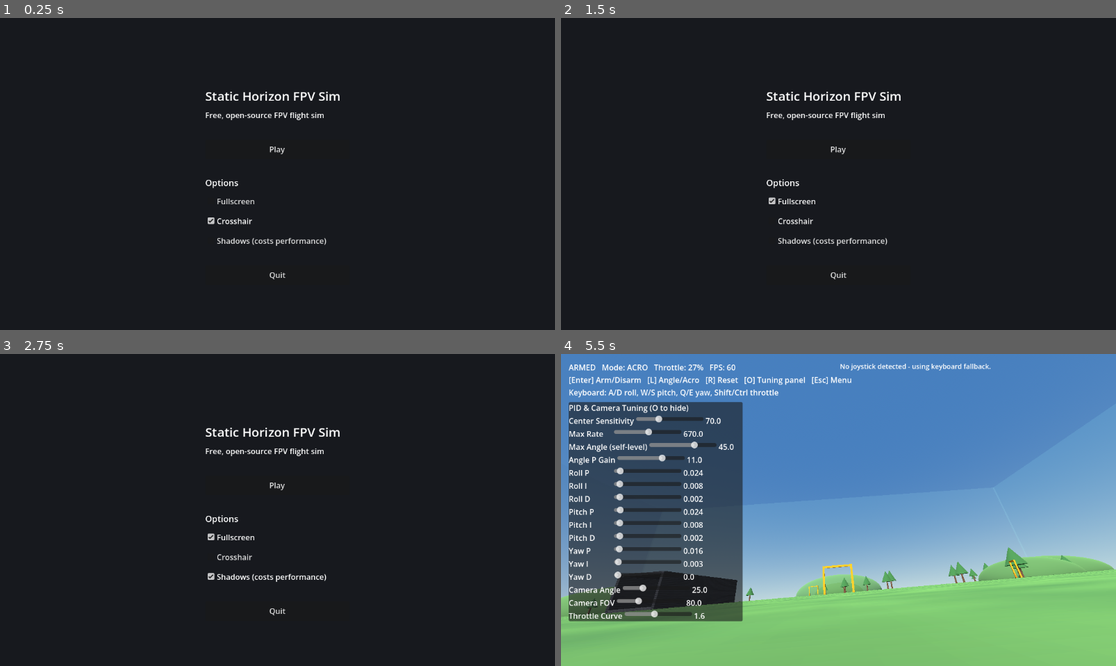
Above: before the commit, frames 1-4 (two rows, left to right).
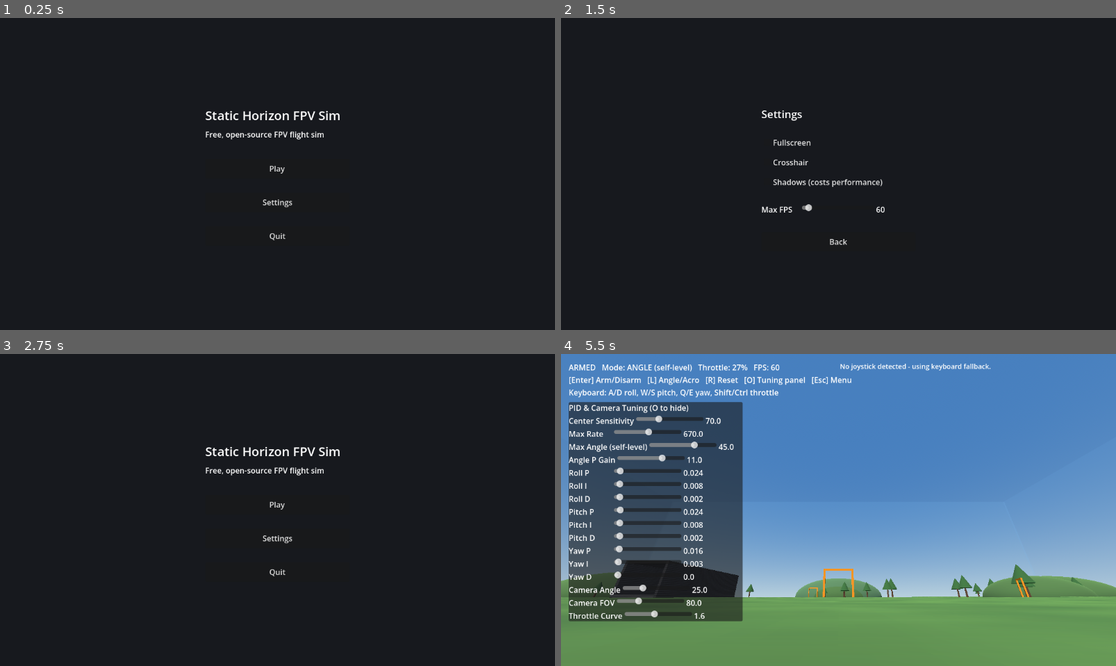
Above: after the commit, the same moments.

Repository: florian010230/static-horizon-fpv-simulator
Game: Godot game, scene res://scenes/MainMenu.tscn
Same seed, same stepped clock (60 frames per second), same inputs: the game is played once before the commit and once after it.
Inputs (mouse positions are in pixels of both pictures, inside the frame that each line leads up to):
- Up to frame 1 (0.25 s): no input
- Up to frame 2 (1.5 s): click (838, 202) at 0.5 s, where only the run after the commit has a clickable "Settings"; click "Crosshair" at 1.25 s
- Up to frame 3 (2.75 s): click (277, 578) at 2 s, where only the run after the commit has a clickable "Back"
- Up to frame 4 (5.5 s): click "Play" at 2.75 s; tap Enter at 3.5 s; hold D 3.53-4.28 s; hold Enter 3.53-4.28 s; hold S 4.28-5.03 s; tap L at 4.35 s; tap Space at 5 s; hold D from 5.03 s (still down); hold Shift from 5.03 s (still down)

The runs differ from the first frame. In frame 1, 1.6% of the frame differs, in the area x 37-62%, y 23-84%; in frame 2, 1.5%; in frame 3, 1.6%; in frame 4, 28%, in the area x 0-100%, y 3-100%.

Commit message:
Fix upside-down spin, real 150 km/h top speed, Acro default, Settings menu with FPS slider
Fixed the real bug behind "if the drone is upside down, it can spin":
Angle mode's outer loop extracted roll/pitch as separate angles with
asin(), which has a blind spot - asin(sin(x)) folds anything past 90
degrees back down, so a drone tilted 170 degrees (nearly inverted) read
as only 10 degrees off. The controller applied a tiny correction when
it needed a huge one, and the misread swung non-monotonically as the
true angle kept changing. Verified empirically (frame-by-frame headless
test, drone started at 178 degrees roll): old method took until ~1.0s
to settle. Replaced with a proper comparison of the body's up vector
against a target up vector via cross/dot product instead of decomposed
Euler angles - well-defined for any orientation short of the true
180-degree singularity every attitude representation has. Same test now
settles by ~0.6-0.8s and corrects at full strength from frame one.
Re-verified the original small-angle disturbance test still converges
cleanly (no regression) and hover stays exactly stationary.

Fixed unrealistic top speed: measured empirically that the drone was
still accelerating past 470 km/h after 10 simulated seconds at max
thrust and hadn't leveled off - RigidBody3D.linear_damp barely slows a
quad like this at all. Real air resistance is roughly quadratic in
speed, not linear, so added that directly (drone.gd: drag_coefficient,
F = k*v^2) and zeroed linear_damp. Calibrated k so a steady dive at max
thrust settles at the Seeker3's real claimed 150 km/h - verified: now
converges cleanly to 149.9 km/h and holds, instead of climbing forever.
Hover stability re-verified stationary with the new drag model too.

Other changes:
- input_manager.gd: self_level defaults to false (Acro), was true.
- Main menu restructured: Settings is now its own button/panel (was
  inline checkboxes on the main screen) - Fullscreen, Crosshair,
  Shadows, and a new Max FPS slider (50 up to "Unlimited", which sets
  Engine.max_fps = 0). Settings.set_max_fps() applied immediately and
  on startup. Verified the whole flow headlessly (open Settings, drag
  slider to a value and to unlimited, toggle every checkbox, Back,
  Play) with no errors, same as the earlier menu-flow test.
- dev_preview_capture.gd now also captures the Settings panel.

Co-Authored-By: Claude Sonnet 5 <noreply@anthropic.com>

Diff:
--- a/scenes/Drone.tscn
+++ b/scenes/Drone.tscn
@@ -20,7 +20,6 @@
 
 [node name="Drone" type="RigidBody3D"]
 mass = 0.245
-linear_damp = 0.4
 angular_damp = 4.0
 can_sleep = false
 continuous_cd = true
--- a/scripts/dev_preview_capture.gd
+++ b/scripts/dev_preview_capture.gd
@@ -23,6 +23,12 @@
 	await get_tree().create_timer(1.0).timeout
 	_shot("preview_menu.png")
 
+	var settings_btn: Button = _find_button(get_tree().current_scene, "Settings")
+	if settings_btn:
+		settings_btn.pressed.emit()
+	await get_tree().create_timer(0.5).timeout
+	_shot("preview_settings.png")
+
 	get_tree().change_scene_to_file("res://scenes/Main.tscn")
 	await get_tree().create_timer(2.0).timeout
 	_shot("preview_gameplay.png")
@@ -44,3 +50,14 @@
 	var img := get_viewport().get_texture().get_image()
 	img.save_png("res://previews/%s" % filename)
 	print("SCREENSHOT_SAVED: previews/", filename)
+
+func _find_button(node: Node, text: String) -> Button:
+	if node == null:
+		return null
+	if node is Button and node.text == text:
+		return node
+	for child in node.get_children():
+		var found := _find_button(child, text)
+		if found:
+			return found
+	return null
--- a/scripts/drone.gd
+++ b/scripts/drone.gd
@@ -22,6 +22,17 @@
 @export var arm_length: float = 0.06
 @export var max_motor_thrust_n: float = 4.2
 
+## Real air resistance is roughly quadratic in speed (F = k * v^2), not
+## RigidBody3D's default linear_damp - linear damping barely slows a
+## quad like this down at all, so top speed just kept climbing well
+## past anything real (verified: >470 km/h and still rising after 10s
+## simulated at max thrust before this was added). Calibrated so a
+## drone in a steady, level-altitude dive at max thrust settles near
+## the DeepSpace Seeker3's real claimed top speed of 150 km/h (41.7 m/s):
+## k = (max thrust's horizontal component once vertical thrust exactly
+## cancels gravity) / target_speed^2.
+@export var drag_coefficient: float = 0.009
+
 ## Betaflight's real default "Actual Rates" (since BF 4.3): Center
 ## Sensitivity 70 deg/s, Max Rate 670 deg/s, same on roll/pitch/yaw.
 ## The curve is soft near center and steep at full deflection - a flat
@@ -105,6 +116,10 @@
 
 	_apply_camera_settings()
 
+	var speed_sq: float = linear_velocity.length_squared()
+	if speed_sq > 0.0001:
+		apply_central_force(-linear_velocity.normalized() * drag_coefficient * speed_sq)
+
 	if InputManager.reset_key_pressed():
 		reset_to_spawn()
 		return
@@ -123,15 +138,9 @@
 	var desired_roll_rate: float
 	var desired_pitch_rate: float
 	if InputManager.self_level:
-		# Outer attitude loop: roll/pitch angle extracted from how far the
-		# body's right/forward axes tilt away from horizontal.
-		var roll_angle: float = asin(clamp(global_transform.basis.x.y, -1.0, 1.0))
-		var pitch_angle: float = asin(clamp(-global_transform.basis.z.y, -1.0, 1.0))
-		var target_roll_angle: float = roll_in * deg_to_rad(max_angle_deg)
-		var target_pitch_angle: float = pitch_in * deg_to_rad(max_angle_deg)
-		var max_rate_rad: float = deg_to_rad(max_rate_deg)
-		desired_roll_rate = clamp((target_roll_angle - roll_angle) * angle_p_gain, -max_rate_rad, max_rate_rad)
-		desired_pitch_rate = clamp((target_pitch_angle - pitch_angle) * angle_p_gain, -max_rate_rad, max_rate_rad)
+		var rates: Vector2 = _compute_self_level_rates(roll_in, pitch_in)
+		desired_roll_rate = rates.x
+		desired_pitch_rate = rates.y
 	else:
 		desired_roll_rate = _actual_rate(roll_in)
 		desired_pitch_rate = _actual_rate(pitch_in)
@@ -164,6 +173,60 @@
 func _actual_rate(stick: float) -> float:
 	var deg: float = center_sensitivity_deg * stick + (max_rate_deg - center_sensitivity_deg) * stick * stick * stick
 	return deg_to_rad(deg)
+
+## Angle mode's outer attitude loop, robust to ANY orientation including
+## upside-down. Extracting separate roll/pitch angles with asin() (the
+## old approach) has a blind spot: asin(sin(x)) folds anything past 90
+## degrees back down, so a drone tilted 170 degrees (nearly inverted)
+## reads as only 10 degrees off - the controller then applies a tiny
+## correction when it needs a huge one, and as the true angle keeps
+## changing the reading swings non-monotonically, which is what read as
+## "it can spin" after a hard crash tumbles it upside-down. Verified
+## empirically (frame-by-frame headless test) that recovery from a
+## near-inverted start swung angular velocity up to ~500 deg/s before
+## settling under the old method.
+##
+## This instead compares the body's up vector to a target up vector
+## (built from stick input in the drone's current heading frame) via
+## cross/dot product - well-defined for any angle except the exact
+## 180-degree singularity every attitude representation has.
+func _compute_self_level_rates(roll_in: float, pitch_in: float) -> Vector2:
+	var world_up := Vector3.UP
+	var current_up: Vector3 = global_transform.basis.y
+
+	var fwd_h: Vector3 = -global_transform.basis.z
+	fwd_h.y = 0.0
+	if fwd_h.length_squared() < 0.0001:
+		fwd_h = -global_transform.basis.x
+		fwd_h.y = 0.0
+	fwd_h = fwd_h.normalized()
+	var right_h: Vector3 = fwd_h.cross(world_up)
+
+	var target_roll_angle: float = roll_in * deg_to_rad(max_angle_deg)
+	var target_pitch_angle: float = pitch_in * deg_to_rad(max_angle_deg)
+
+	# Rodrigues' rotation formula, simplified since the rotation axes
+	# here are always perpendicular to the vector being rotated.
+	var target_up: Vector3 = world_up * cos(target_pitch_angle) + right_h.cross(world_up) * sin(target_pitch_angle)
+	target_up = target_up * cos(target_roll_angle) + fwd_h.cross(target_up) * sin(target_roll_angle)
+
+	var error_axis: Vector3 = current_up.cross(target_up)
+	var error_axis_len: float = error_axis.length()
+	var error_angle: float = asin(clamp(error_axis_len, -1.0, 1.0))
+	if current_up.dot(target_up) < 0.0:
+		error_angle = PI - error_angle # more than 90 degrees off - unfold asin's reflection
+	if error_axis_len > 0.0001:
+		error_axis /= error_axis_len
+	else:
+		error_axis = fwd_h # current/target exactly aligned or exactly opposite - pick an arbitrary recovery axis
+
+	var max_rate_rad: float = deg_to_rad(max_rate_deg)
+	var correction: Vector3 = error_axis * error_angle * angle_p_gain
+	var correction_local: Vector3 = global_transform.basis.inverse() * correction
+	return Vector2(
+		clamp(correction_local.z, -max_rate_rad, max_rate_rad),
+		clamp(correction_local.x, -max_rate_rad, max_rate_rad)
+	)
 
 func _apply_camera_settings() -> void:
 	if _camera_mount == null:
--- a/scripts/input_manager.gd
+++ b/scripts/input_manager.gd
@@ -29,7 +29,7 @@
 const KEYBOARD_THROTTLE_RATE: float = 0.6 # units/sec while Shift/Ctrl held
 
 var armed: bool = false
-var self_level: bool = true ## Angle (self-level) mode by default, like a real FC's beginner setting. Toggle with L.
+var self_level: bool = false ## Acro by default. Toggle with L.
 
 var _prev_arm_key: bool = false
 var _prev_arm_button: bool = false
--- a/scripts/main_menu.gd
+++ b/scripts/main_menu.gd
@@ -5,6 +5,13 @@
 ## rather than dropping straight into flying. Built in code, same
 ## approach as ui.gd, deliberately just flat 2D UI (no 3D background)
 ## so it's essentially free to render.
+
+const FPS_MIN: int = 50
+const FPS_MAX: int = 250 ## top of the slider means uncapped, not literally 250
+
+var _main_panel: VBoxContainer
+var _settings_panel: VBoxContainer
+var _fps_value_label: Label
 
 func _ready() -> void:
 	var bg := ColorRect.new()
@@ -16,48 +23,114 @@
 	root.set_anchors_preset(Control.PRESET_FULL_RECT)
 	add_child(root)
 
-	var panel := VBoxContainer.new()
-	panel.set_anchors_preset(Control.PRESET_CENTER)
-	panel.position = Vector2(-150, -180)
-	panel.custom_minimum_size = Vector2(300, 0)
-	panel.add_theme_constant_override("separation", 10)
-	root.add_child(panel)
+	_build_main_panel(root)
+	_build_settings_panel(root)
+	_settings_panel.visible = false
+
+func _build_main_panel(root: Control) -> void:
+	_main_panel = VBoxContainer.new()
+	_main_panel.set_anchors_preset(Control.PRESET_CENTER)
+	_main_panel.position = Vector2(-150, -140)
+	_main_panel.custom_minimum_size = Vector2(300, 0)
+	_main_panel.add_theme_constant_override("separation", 10)
+	root.add_child(_main_panel)
 
 	var title := Label.new()
 	title.text = "Static Horizon FPV Sim"
 	title.add_theme_font_size_override("font_size", 26)
-	panel.add_child(title)
+	_main_panel.add_child(title)
 
 	var subtitle := Label.new()
 	subtitle.text = "Free, open-source FPV flight sim"
-	panel.add_child(subtitle)
+	_main_panel.add_child(subtitle)
 
-	_spacer(panel, 20)
+	_spacer(_main_panel, 20)
 
 	var play_btn := Button.new()
 	play_btn.text = "Play"
 	play_btn.custom_minimum_size = Vector2(0, 40)
 	play_btn.pressed.connect(func(): get_tree().change_scene_to_file("res://scenes/Main.tscn"))
-	panel.add_child(play_btn)
+	_main_panel.add_child(play_btn)
 
-	_spacer(panel, 16)
+	_spacer(_main_panel, 10)
 
-	var options_label := Label.new()
-	options_label.text = "Options"
-	options_label.add_theme_font_size_override("font_size", 18)
-	panel.add_child(options_label)
+	var settings_btn := Button.new()
+	settings_btn.text = "Settings"
+	settings_btn.custom_minimum_size = Vector2(0, 40)
+	settings_btn.pressed.connect(func():
+		_main_panel.visible = false
+		_settings_panel.visible = true
+	)
+	_main_panel.add_child(settings_btn)
 
-	_add_check(panel, "Fullscreen", Settings.is_fullscreen(), func(v: bool): Settings.set_fullscreen(v))
-	_add_check(panel, "Crosshair", Settings.crosshair_enabled, func(v: bool): Settings.crosshair_enabled = v)
-	_add_check(panel, "Shadows (costs performance)", Settings.shadows_enabled, func(v: bool): Settings.shadows_enabled = v)
-
-	_spacer(panel, 16)
+	_spacer(_main_panel, 10)
 
 	var quit_btn := Button.new()
 	quit_btn.text = "Quit"
 	quit_btn.custom_minimum_size = Vector2(0, 40)
 	quit_btn.pressed.connect(func(): get_tree().quit())
-	panel.add_child(quit_btn)
+	_main_panel.add_child(quit_btn)
+
+func _build_settings_panel(root: Control) -> void:
+	_settings_panel = VBoxContainer.new()
+	_settings_panel.set_anchors_preset(Control.PRESET_CENTER)
+	_settings_panel.position = Vector2(-160, -140)
+	_settings_panel.custom_minimum_size = Vector2(320, 0)
+	_settings_panel.add_theme_constant_override("separation", 10)
+	root.add_child(_settings_panel)
+
+	var title := Label.new()
+	title.text = "Settings"
+	title.add_theme_font_size_override("font_size", 22)
+	_settings_panel.add_child(title)
+
+	_spacer(_settings_panel, 8)
+
+	_add_check(_settings_panel, "Fullscreen", Settings.is_fullscreen(), func(v: bool): Settings.set_fullscreen(v))
+	_add_check(_settings_panel, "Crosshair", Settings.crosshair_enabled, func(v: bool): Settings.crosshair_enabled = v)
+	_add_check(_settings_panel, "Shadows (costs performance)", Settings.shadows_enabled, func(v: bool): Settings.shadows_enabled = v)
+
+	_spacer(_settings_panel, 10)
+
+	var fps_row := HBoxContainer.new()
+	_settings_panel.add_child(fps_row)
+	var fps_label := Label.new()
+	fps_label.text = "Max FPS"
+	fps_label.custom_minimum_size = Vector2(80, 0)
+	fps_row.add_child(fps_label)
+
+	var fps_slider := HSlider.new()
+	fps_slider.min_value = FPS_MIN
+	fps_slider.max_value = FPS_MAX
+	fps_slider.step = 5
+	fps_slider.value = clamp(Settings.max_fps if Settings.max_fps > 0 else FPS_MAX, FPS_MIN, FPS_MAX)
+	fps_slider.custom_minimum_size = Vector2(150, 0)
+	fps_row.add_child(fps_slider)
+
+	_fps_value_label = Label.new()
+	_fps_value_label.custom_minimum_size = Vector2(70, 0)
+	_fps_value_label.text = _fps_label_text(int(fps_slider.value))
+	fps_row.add_child(_fps_value_label)
+
+	fps_slider.value_changed.connect(func(v: float):
+		var fps: int = 0 if int(v) >= FPS_MAX else int(v)
+		Settings.set_max_fps(fps)
+		_fps_value_label.text = _fps_label_text(int(v))
+	)
+
+	_spacer(_settings_panel, 16)
+
+	var back_btn := Button.new()
+	back_btn.text = "Back"
+	back_btn.custom_minimum_size = Vector2(0, 40)
+	back_btn.pressed.connect(func():
+		_settings_panel.visible = false
+		_main_panel.visible = true
+	)
+	_settings_panel.add_child(back_btn)
+
+func _fps_label_text(v: int) -> String:
+	return "Unlimited" if v >= FPS_MAX else str(v)
 
 func _spacer(parent: VBoxContainer, h: float) -> void:
 	var s := Control.new()
--- a/scripts/settings.gd
+++ b/scripts/settings.gd
@@ -5,6 +5,14 @@
 
 var crosshair_enabled: bool = true
 var shadows_enabled: bool = false ## Off by default - shadow rendering is one of the more expensive things a weak GPU does.
+var max_fps: int = 60 ## 0 means uncapped ("Unlimited" in the menu slider).
+
+func _ready() -> void:
+	Engine.max_fps = max_fps
+
+func set_max_fps(v: int) -> void:
+	max_fps = v
+	Engine.max_fps = v
 
 func apply_shadow_setting() -> void:
 	var sun := get_tree().root.find_child("Sun", true, false)
Not shown, changed: README.md
